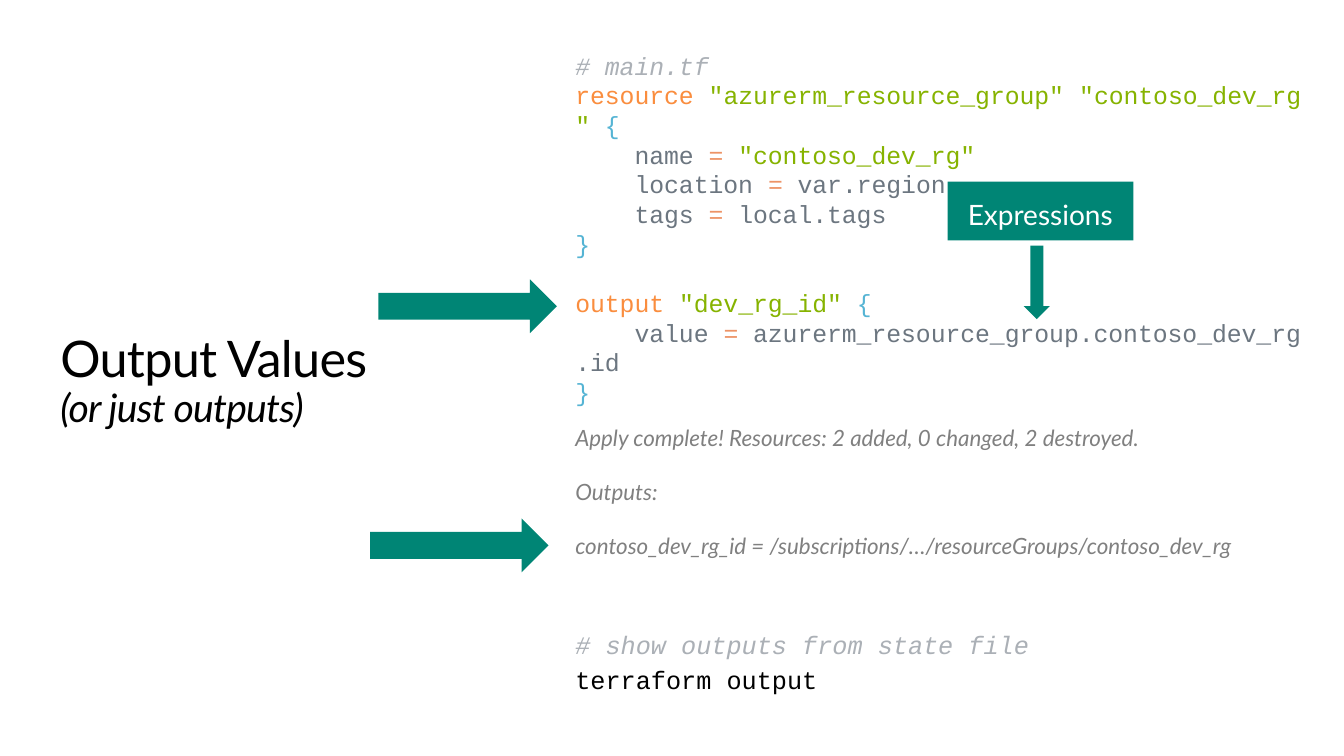
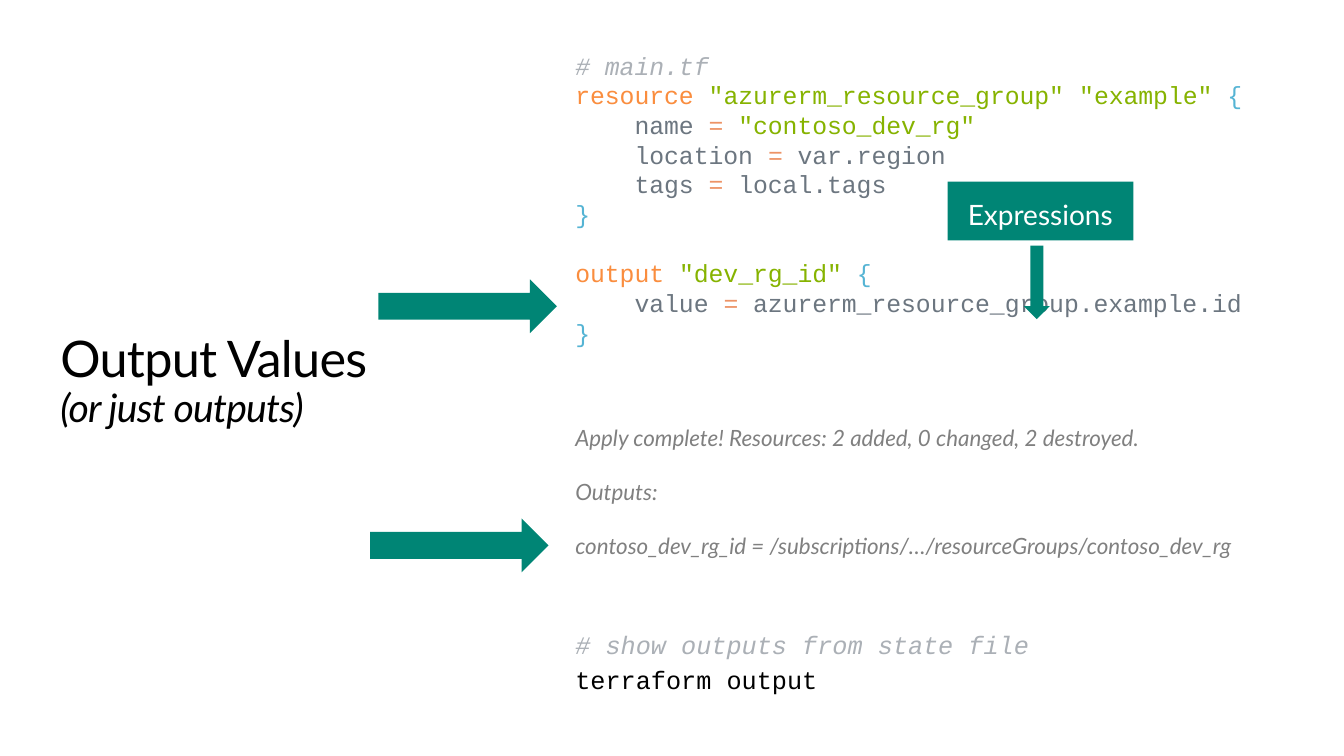
Before and after one commit to TIS-Cloud-Team/TF_Community_workshop, a slide deck: slide 30 of PPTs/02_core_workflow_and_configuration.pptx. Drawn at 1344x756 pixels with LibreOffice and Linux fonts; fonts in the diff are those of the drawing; background and template pictures are left out. Boxes give left, top, right and bottom in pixels: in the first picture for what was removed or moved away, otherwise in the second. Text is boxed around its words. In the diff, an @@ line names an element or a change of style, - is before the commit and + after.

```diff
--- a/PPTs/02_core_workflow_and_configuration.pptx
+++ b/PPTs/02_core_workflow_and_configuration.pptx
@@ text at [575,86,1212,109]: text changed @@
-resource "azurerm_resource_group" "contoso_dev_rg" {
+resource "azurerm_resource_group" "example" {
@@ text at [635,294,1242,319]: text changed @@
-value = azurerm_resource_group.contoso_dev_rg.id
+value = azurerm_resource_group.example.id
```
Also in this commit, not shown: 7 other slides changed, 30 other files.
